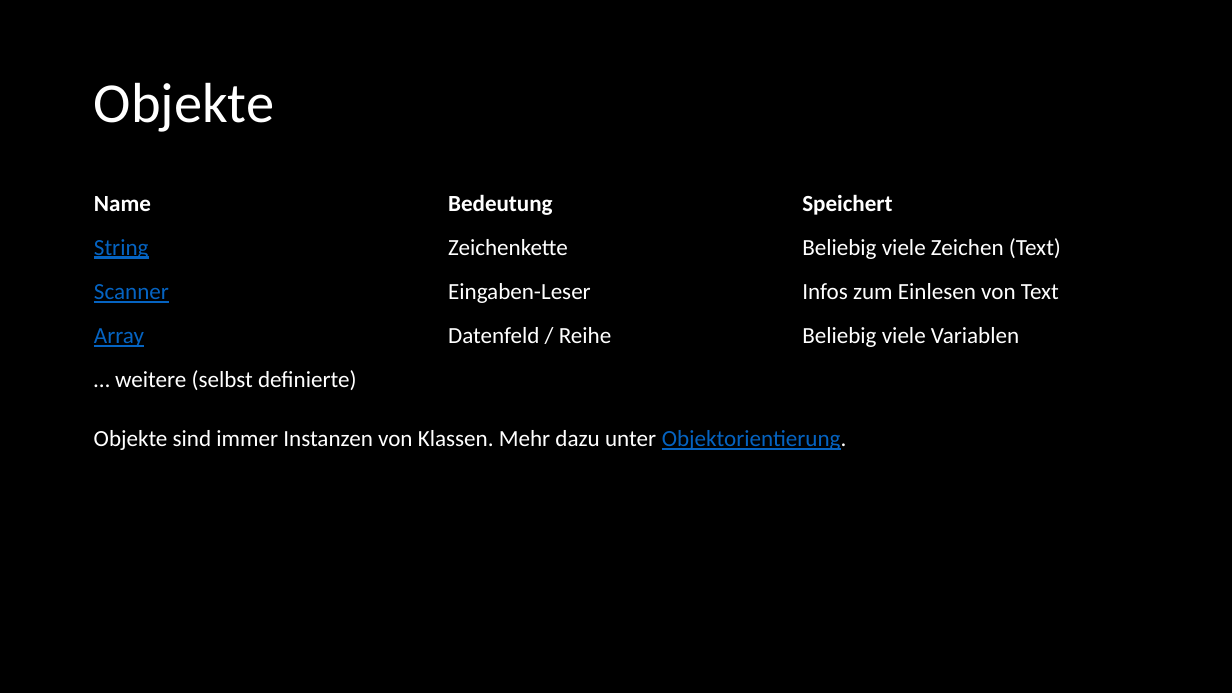
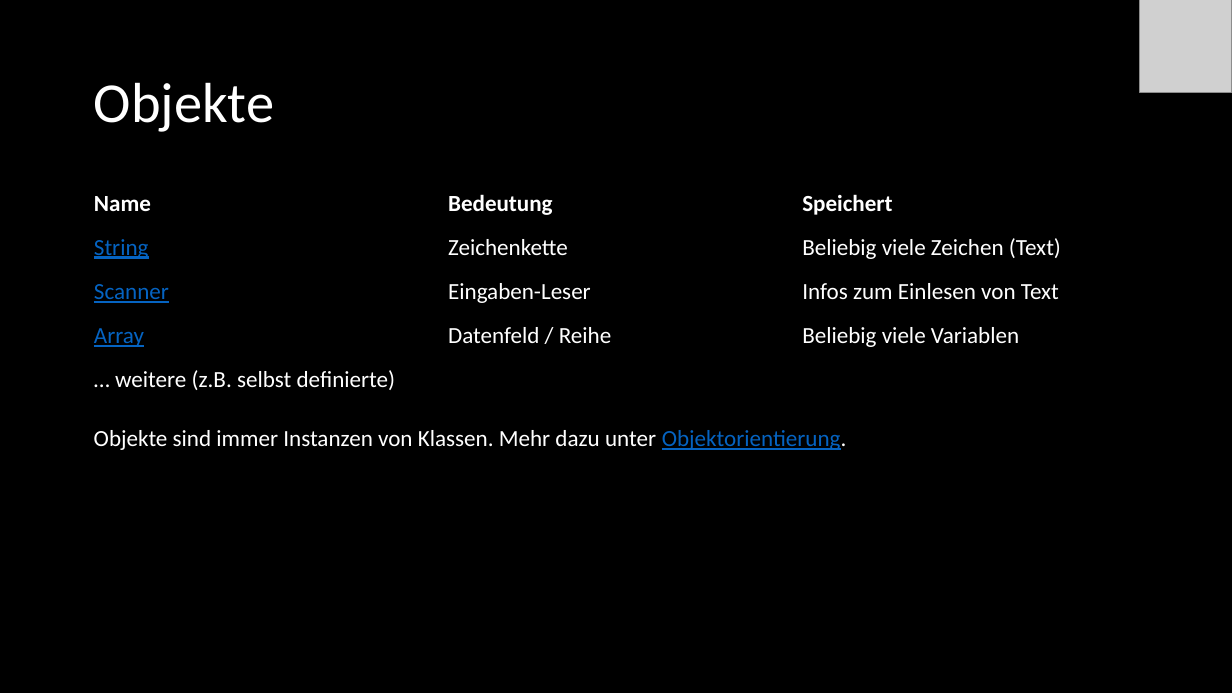
Before and after one commit to Cactusroot/Java, a slide deck: slide 11 of src/Java.pptx (slide 10 before the commit). Drawn at 1232x693 pixels with LibreOffice and Linux fonts; fonts in the diff are those of the drawing; grey boxes stand for pictures. Boxes give left, top, right and bottom in pixels: in the first picture for what was removed or moved away, otherwise in the second. Text is boxed around its words. In the diff, an @@ line names an element or a change of style, - is before the commit and + after.

```diff
--- a/src/Java.pptx
+++ b/src/Java.pptx
@@ picture added at [1140, 0, 1232, 92] @@
@@ table at [85, 185, 1147, 406] @@
-row 5, column 1: … weitere (selbst definierte)
+row 5, column 1: … weitere (z.B. selbst definierte)
```
Also in this commit, not shown: 72 other slides changed, 1 slide added, 4 other files.
